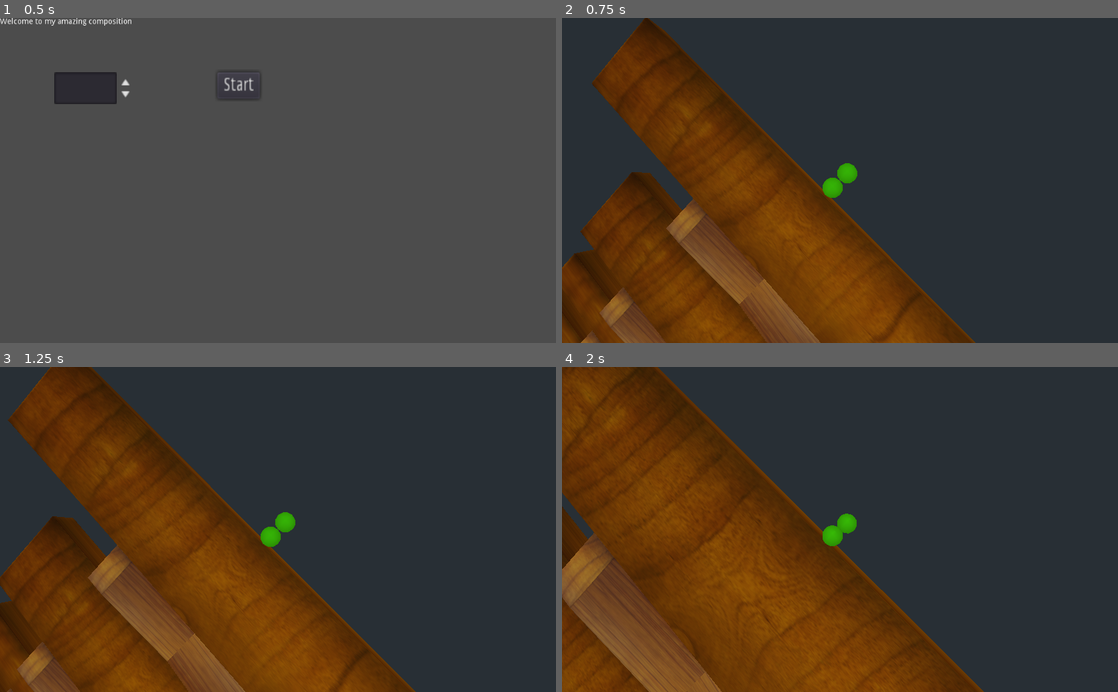
Above: before the commit, frames 1-4 (two rows, left to right).
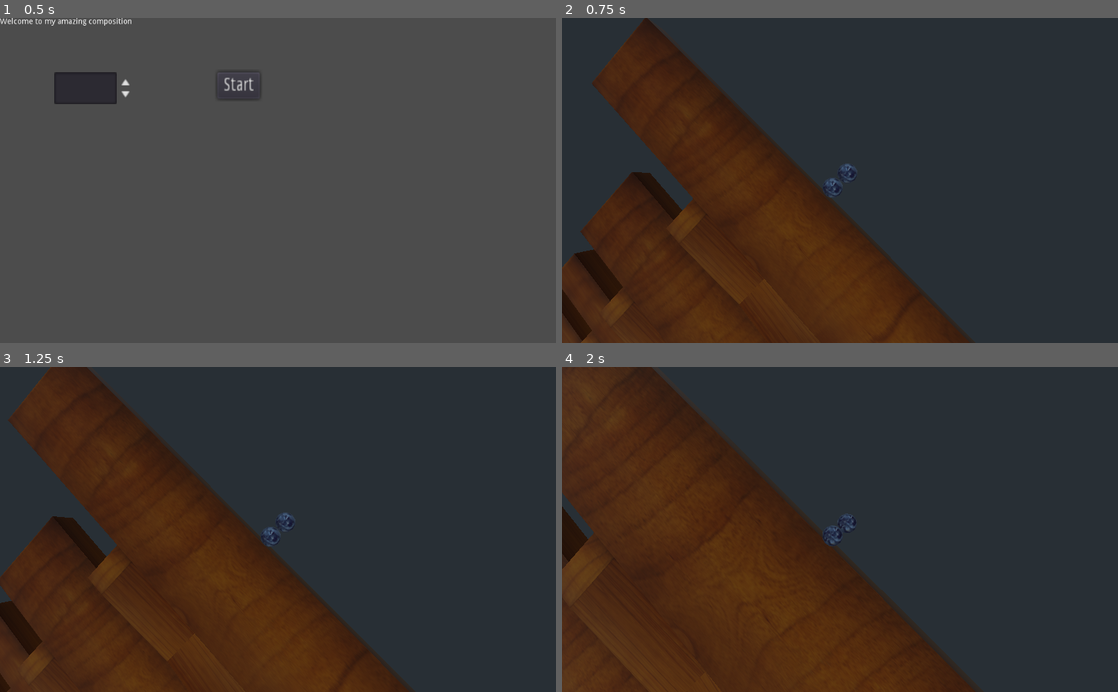
Above: after the commit, the same moments.

Repository: dmgarland/xylophone
Game: Godot game, scene res://MainMenu.tscn
Same seed, same stepped clock (60 frames per second), same inputs: the game is played once before the commit and once after it.
Inputs:
- Up to frame 1 (0.5 s): no input
- Up to frame 2 (0.75 s): click "Start" at 0.5 s
- Up to frame 3 (1.25 s): no input
- Up to frame 4 (2 s): no input

Frame 1 is identical in both runs. In frame 2, 28% of the frame differs, in the area x 0-75%, y 0-100%; in frame 3, 30%; in frame 4, 36%, in the area x 0-76%, y 0-100%.

Commit message:
more pretty

Diff:
--- a/Ball.tscn
+++ b/Ball.tscn
@@ -1,5 +1,6 @@
-[gd_scene load_steps=5 format=2]
+[gd_scene load_steps=6 format=2]
 
+[ext_resource path="res://marble.tres" type="Material" id=1]
 [ext_resource path="res://collide.gd" type="Script" id=2]
 
 [sub_resource type="PhysicsMaterial" id=1]
@@ -7,8 +8,11 @@
 [sub_resource type="SphereShape" id=2]
 radius = 0.5
 
-[sub_resource type="SpatialMaterial" id=5]
-albedo_color = Color( 0.32549, 0.886275, 0.0117647, 1 )
+[sub_resource type="SphereMesh" id=3]
+radius = 0.5
+height = 1.0
+radial_segments = 12
+rings = 8
 
 [node name="RigidBody" type="RigidBody"]
 input_ray_pickable = false
@@ -20,8 +24,7 @@
 [node name="CollisionShape" type="CollisionShape" parent="."]
 shape = SubResource( 2 )
 
-[node name="CSGSphere" type="CSGSphere" parent="CollisionShape"]
-radius = 0.5
-rings = 8
-material = SubResource( 5 )
+[node name="CSGSphere" type="CSGMesh" parent="CollisionShape"]
+mesh = SubResource( 3 )
+material = ExtResource( 1 )
 [connection signal="body_entered" from="." to="." method="_on_RigidBody_body_entered"]
--- a/Main.gd
+++ b/Main.gd
@@ -33,9 +33,9 @@
 	var y: float = (notes_played * 1.4)
 
 	note.connect("note_started", self, "add_note")
-	var resized = note.resize_and_translate(y, z)
-	add_child(resized)
-	z+=resized.width()
+	note.resize_and_translate(y, z)
+	add_child(note)
+	z+=note.width()
 	notes_played += 1
 
 
--- a/Note.tscn
+++ b/Note.tscn
@@ -1,31 +1,16 @@
-[gd_scene load_steps=8 format=2]
+[gd_scene load_steps=3 format=2]
 
 [ext_resource path="res://Note.gd" type="Script" id=1]
-[ext_resource path="res://texture_wood.png" type="Texture" id=2]
-
-[sub_resource type="SpatialMaterial" id=1]
-albedo_color = Color( 0.933333, 0.796078, 0.0431373, 1 )
-albedo_texture = ExtResource( 2 )
-
-[sub_resource type="SpatialMaterial" id=2]
-albedo_texture = ExtResource( 2 )
-
-[sub_resource type="SpatialMaterial" id=3]
-albedo_texture = ExtResource( 2 )
-
-[sub_resource type="SpatialMaterial" id=4]
-albedo_texture = ExtResource( 2 )
-
-[sub_resource type="SpatialMaterial" id=5]
-albedo_texture = ExtResource( 2 )
+[ext_resource path="res://wood_material.tres" type="Material" id=3]
 
 [node name="note_container" type="CSGCombiner"]
+material_override = ExtResource( 3 )
+cast_shadow = 0
 use_collision = true
 script = ExtResource( 1 )
 
 [node name="note" type="CSGBox" parent="."]
 width = 16.0
-material = SubResource( 1 )
 
 [node name="slopes" type="CSGCombiner" parent="."]
 
@@ -36,13 +21,11 @@
 transform = Transform( 1, -10, 0, 0, 1, 0, 0, 0, 1, 0, 0, 0 )
 width = 12.0
 depth = 4.0
-material = SubResource( 2 )
 
 [node name="box" type="CSGBox" parent="slopes/slope_left"]
 operation = 1
 width = 12.0
 depth = 4.0
-material = SubResource( 3 )
 
 [node name="slope_right" type="CSGCombiner" parent="slopes"]
 transform = Transform( 1, 0, 0, 0, 1, 0, 0, 0, 1, 4, 0, 0 )
@@ -51,10 +34,8 @@
 transform = Transform( 1, 10, 0, 0, 1, 0, 0, 0, 1, 0, 0, 0 )
 width = 12.0
 depth = 4.0
-material = SubResource( 4 )
 
 [node name="box" type="CSGBox" parent="slopes/slope_right"]
 operation = 1
 width = 12.0
 depth = 4.0
-material = SubResource( 5 )
--- /dev/null
+++ b/marble.tres
@@ -0,0 +1,14 @@
+[gd_resource type="SpatialMaterial" load_steps=2 format=2]
+
+[ext_resource path="res://marble_albedo.png" type="Texture" id=1]
+
+[resource]
+params_diffuse_mode = 2
+albedo_texture = ExtResource( 1 )
+metallic = 0.1
+roughness = 0.1
+rim_enabled = true
+rim = 1.0
+rim_tint = 1.0
+subsurf_scatter_enabled = true
+subsurf_scatter_strength = 0.1
--- /dev/null
+++ b/wood_material.tres
@@ -0,0 +1,9 @@
+[gd_resource type="SpatialMaterial" load_steps=2 format=2]
+
+[ext_resource path="res://texture_wood.png" type="Texture" id=1]
+
+[resource]
+albedo_color = Color( 0.806275, 0.575882, 0.361255, 1 )
+albedo_texture = ExtResource( 1 )
+metallic = 0.48
+roughness = 0.28
Binary file added: marble_albedo.png
Not shown, added: marble_albedo.png.import
